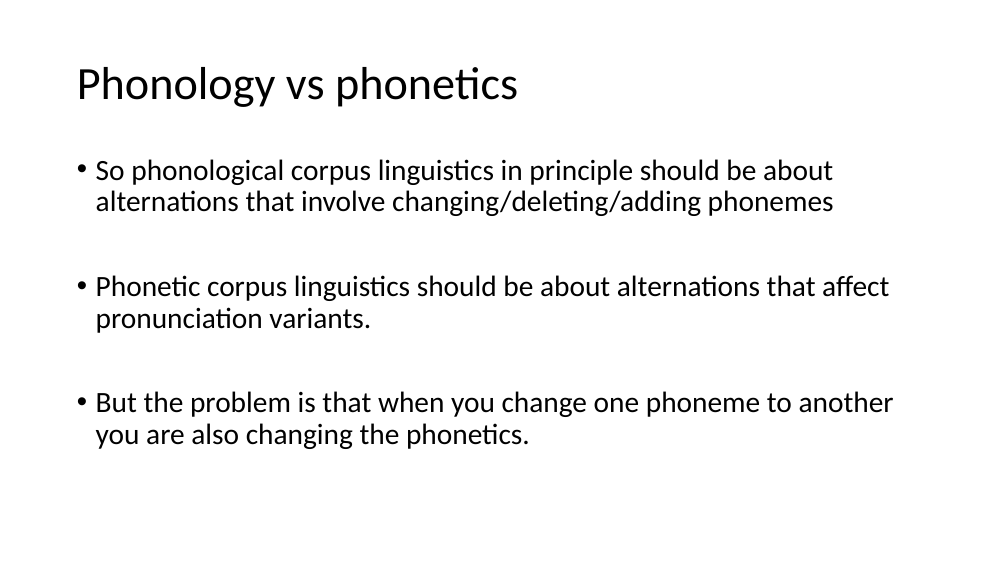
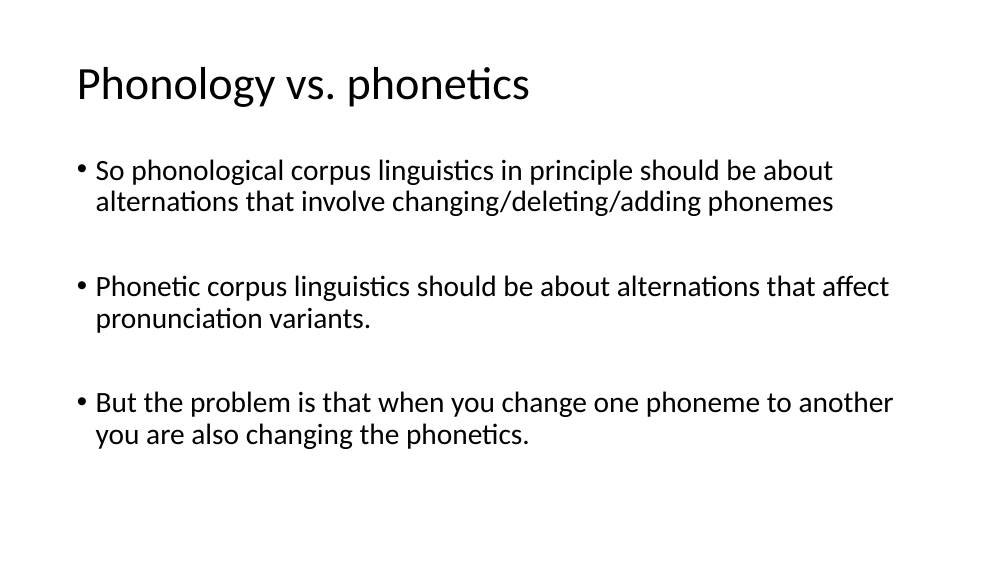
Before and after one commit to ajrtallman/Corpus_Linguistics_FSU_2023-2024, a slide deck: slide 28 of 03_lectures/CorpusLinguistics_2023_11_03.odp. Drawn at 1008x567 pixels with LibreOffice and Linux fonts; fonts in the diff are those of the drawing. Boxes give left, top, right and bottom in pixels: in the first picture for what was removed or moved away, otherwise in the second. Text is boxed around its words. In the diff, an @@ line names an element or a change of style, - is before the commit and + after.

```diff
--- a/03_lectures/CorpusLinguistics_2023_11_03.odp
+++ b/03_lectures/CorpusLinguistics_2023_11_03.odp
@@ title at box(77, 67, 530, 107): text changed @@
-Phonology vs phonetics
+Phonology vs. phonetics
```
Also in this commit, not shown: 3 other slides changed, 4 slides added, 1 slide removed, 5 other files.
